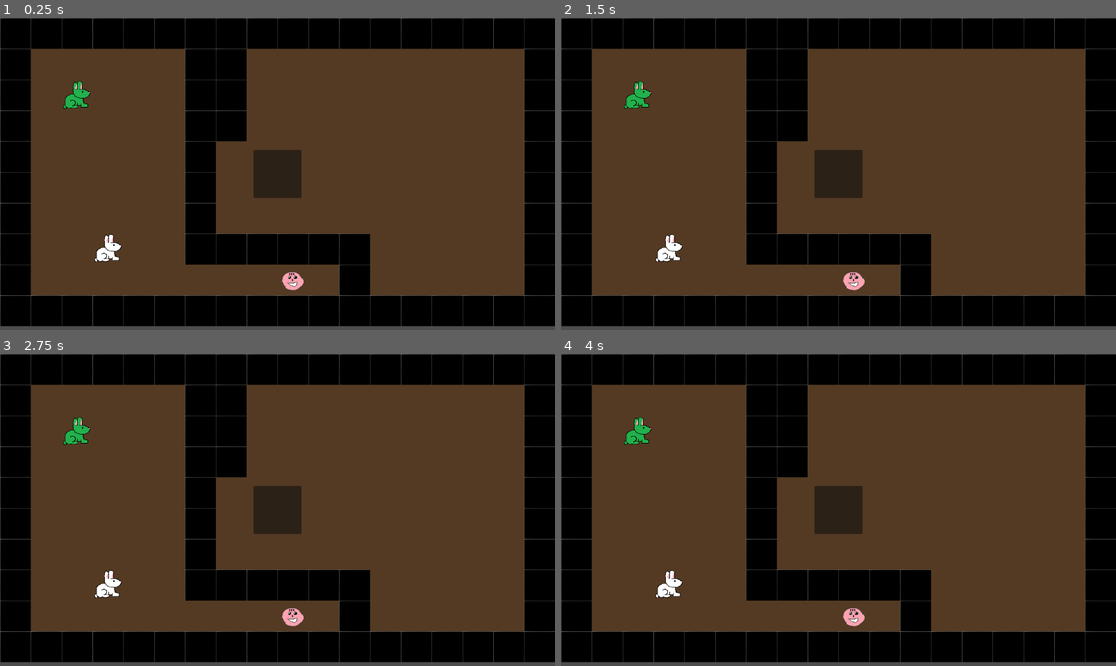
Above: before the commit, frames 1-4 (two rows, left to right).
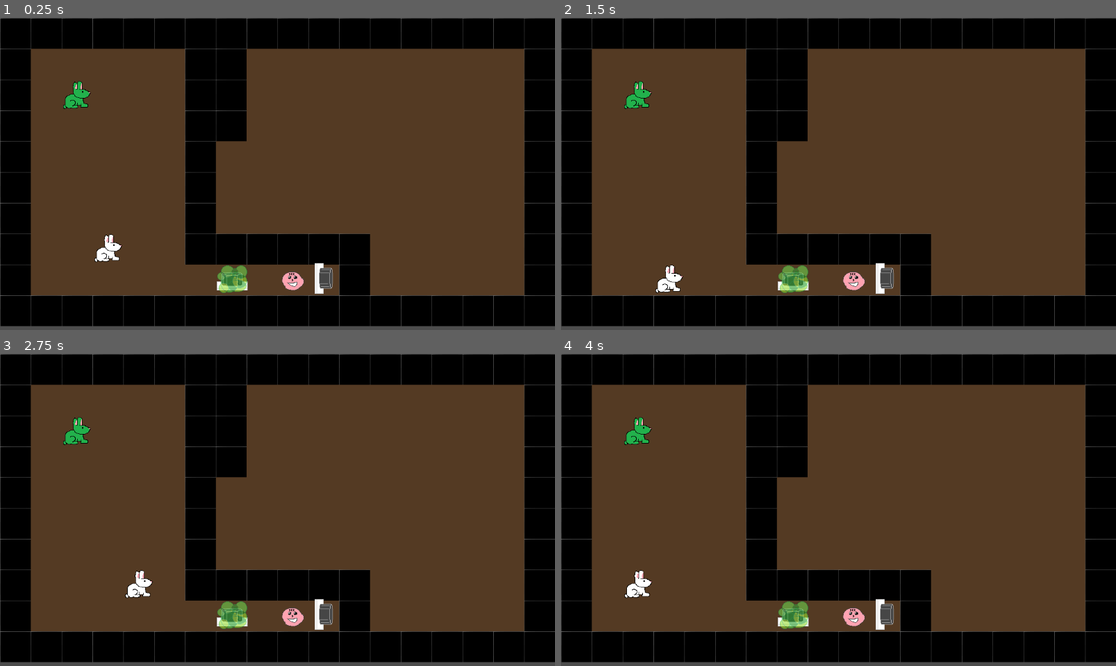
Above: after the commit, the same moments.

Repository: pbagnoud/minijam181
Game: Godot game, scene res://scenes/level2.tscn
Two runs of this game, one before a commit and one after it. Both use one fixed random seed, a clock stepped at 60 frames per second and the inputs below. This scene is started directly instead of the project's main scene.
Inputs:
- Up to frame 1 (0.25 s): no input
- Up to frame 2 (1.5 s): tap Enter at 0.5 s; hold Right (ui_right) 0.53-1.28 s; tap Space (Switch) at 0.6, 1.35 s; tap R (Reset, bound only after the commit) at 1.25 s; hold Down (ui_down) from 1.28 s (still down)
- Up to frame 3 (2.75 s): tap R (Reset, bound only after the commit) at 2 s; release Down (ui_down) at 2.03 s; hold Right (ui_right) from 2.03 s (still down); tap Space (Switch) at 2.1 s
- Up to frame 4 (4 s): tap R (Reset, bound only after the commit) at 2.75, 3.5 s; release Right (ui_right) at 2.78 s; hold Up (ui_up) 2.78-3.53 s; tap Space (Switch) at 2.85, 3.6 s; hold Left (ui_left) from 3.53 s (still down)

The runs differ from the first frame. In frame 1, 2.0% of the frame differs, in the area x 39-60%, y 42-89%; in frame 2, 2.5%, in the area x 17-60%, y 42-89%; in frame 3, 2.5%; in frame 4, 2.5%.

Commit message:
Added poison mechanics

Diff:
--- a/minijam181/project.godot
+++ b/minijam181/project.godot
@@ -14,6 +14,10 @@
 run/main_scene="uid://ctfyiq4byuseh"
 config/features=PackedStringArray("4.4", "Forward Plus")
 config/icon="res://assets/icon.svg"
+
+[autoload]
+
+Reset="*res://scripts/reset.gd"
 
 [display]
 
@@ -39,6 +43,11 @@
 "events": [Object(InputEventKey,"resource_local_to_scene":false,"resource_name":"","device":-1,"window_id":0,"alt_press …(191 unchanged characters)…
 ]
 }
+Reset={
+"deadzone": 0.2,
+"events": [Object(InputEventKey,"resource_local_to_scene":false,"resource_name":"","device":-1,"window_id":0,"alt_pressed":false,"shift_pressed":false,"ctrl_pressed":false,"meta_pressed":false,"pressed":false,"keycode":0,"physical_keycode":82,"key_label":0,"unicode":114,"location":0,"echo":false,"script":null)
+]
+}
 
 [rendering]
 
--- /dev/null
+++ b/minijam181/scenes/Poison.tscn
@@ -0,0 +1,16 @@
+[gd_scene load_steps=3 format=3 uid="uid://ceb2dsn4be0a5"]
+
+[ext_resource type="Texture2D" uid="uid://q08cedno3ee1" path="res://assets/poison_placeholder.png" id="1_suvv6"]
+
+[sub_resource type="CircleShape2D" id="CircleShape2D_suvv6"]
+radius = 32.0156
+
+[node name="Poison" type="Area2D"]
+
+[node name="Sprite2D" type="Sprite2D" parent="."]
+modulate = Color(1, 1, 1, 0.584314)
+texture = ExtResource("1_suvv6")
+
+[node name="CollisionShape2D" type="CollisionShape2D" parent="."]
+position = Vector2(2, 4)
+shape = SubResource("CircleShape2D_suvv6")
--- a/minijam181/scenes/fan.tscn
+++ b/minijam181/scenes/fan.tscn
@@ -1,17 +1,24 @@
-[gd_scene load_steps=4 format=3 uid="uid://dadex883i0fvq"]
+[gd_scene load_steps=4 format=3 uid="uid://dlovau8cwlqb1"]
 
 [ext_resource type="Script" uid="uid://iiwdv43ys6ig" path="res://scripts/fan.gd" id="1_ib1wi"]
-[ext_resource type="Texture2D" uid="uid://dgpkmjknmy4h6" path="res://assets/icon.svg" id="2_h3fxe"]
+[ext_resource type="Texture2D" uid="uid://ds7d5lyencg44" path="res://assets/button_unpressed_placeholder.png" id="2_ib1wi"]
 
 [sub_resource type="RectangleShape2D" id="RectangleShape2D_05mpp"]
-size = Vector2(124, 122)
+size = Vector2(62, 49)
 
-[node name="Node2D" type="RigidBody2D"]
+[node name="Node2D" type="StaticBody2D"]
 script = ExtResource("1_ib1wi")
 
-[node name="Sprite2D" type="Sprite2D" parent="."]
-texture = ExtResource("2_h3fxe")
+[node name="FanSprite" type="Sprite2D" parent="."]
+texture = ExtResource("2_ib1wi")
 
-[node name="CollisionShape2D" type="CollisionShape2D" parent="."]
-position = Vector2(1, -2)
+[node name="FanCollision" type="CollisionShape2D" parent="."]
+position = Vector2(0, -5.5)
 shape = SubResource("RectangleShape2D_05mpp")
+
+[node name="PushArea" type="Area2D" parent="."]
+
+[node name="PushAreaCollisionPolygon" type="CollisionPolygon2D" parent="PushArea"]
+polygon = PackedVector2Array(32, 0, 32, 140, -32, 140, -31.975, 0)
+
+[connection signal="body_entered" from="PushArea" to="." method="_on_push_area_body_entered"]
--- a/minijam181/scenes/level2.tscn
+++ b/minijam181/scenes/level2.tscn
@@ -6,6 +6,10 @@
 [ext_resource type="PackedScene" uid="uid://bntvnfqnukc0h" path="res://scenes/Player.tscn" id="3_2k3dv"]
 [ext_resource type="PackedScene" uid="uid://uq1dwtg35l21" path="res://scenes/Goal.tscn" id="4_alqfr"]
 [ext_resource type="PackedScene" uid="uid://c4nic6eaf3j7e" path="res://scenes/Rabbit.tscn" id="6_6ep0u"]
+[ext_resource type="PackedScene" uid="uid://dlovau8cwlqb1" path="res://scenes/fan.tscn" id="7_6ep0u"]
+[ext_resource type="PackedScene" uid="uid://cc6gxrptg61ka" path="res://scenes/Button.tscn" id="8_hrcei"]
+[ext_resource type="PackedScene" uid="uid://ceb2dsn4be0a5" path="res://scenes/Poison.tscn" id="9_xa7n4"]
+[ext_resource type="Theme" uid="uid://cimqaqw5ekmms" path="res://assets/Themes/Start_Menu.tres" id="10_bo4dx"]
 
 [sub_resource type="TileSetAtlasSource" id="TileSetAtlasSource_2k3dv"]
 texture = ExtResource("1_if4l3")
@@ -23,6 +27,9 @@
 physics_layer_0/collision_layer = 1
 sources/1 = SubResource("TileSetAtlasSource_2k3dv")
 sources/3 = SubResource("TileSetAtlasSource_alqfr")
+
+[sub_resource type="Theme" id="Theme_76toy"]
+default_font_size = 50
 
 [node name="level2" type="Node2D"]
 script = ExtResource("1_yqkch")
@@ -44,9 +51,43 @@
 [node name="HintTimer" type="Timer" parent="."]
 wait_time = 15.0
 
-[node name="PopupPanel" type="PopupPanel" parent="."]
-initial_position = 1
-visible = true
+[node name="Fan" parent="." instance=ExtResource("7_6ep0u")]
+position = Vector2(673, 541)
+direction = "Left"
+
+[node name="Button" parent="." instance=ExtResource("8_hrcei")]
+position = Vector2(482, 546)
+
+[node name="Poison" parent="." instance=ExtResource("9_xa7n4")]
+position = Vector2(482, 539)
+
+[node name="DeathScreen" type="ColorRect" parent="."]
+visible = false
+z_index = 2
+offset_right = 1152.0
+offset_bottom = 649.0
+color = Color(0.500391, 0.322749, 0.103923, 1)
+
+[node name="RichTextLabel" type="RichTextLabel" parent="DeathScreen"]
+layout_mode = 0
+offset_left = 418.0
+offset_top = 249.0
+offset_right = 762.0
+offset_bottom = 323.0
+theme = SubResource("Theme_76toy")
+text = "You Died =("
+
+[node name="restart_button" type="Button" parent="DeathScreen"]
+z_index = 2
+layout_mode = 0
+offset_left = 331.0
+offset_top = 366.0
+offset_right = 808.0
+offset_bottom = 443.0
+theme = ExtResource("10_bo4dx")
+text = "Restart level"
 
 [connection signal="goal" from="Goal" to="." method="_on_goal_goal"]
 [connection signal="friend_found" from="Rabbit1" to="." method="_on_rabbit_1_friend_found"]
+[connection signal="body_entered" from="Poison" to="." method="_on_poison_body_entered"]
+[connection signal="pressed" from="DeathScreen/restart_button" to="." method="_on_restart_button_pressed"]
--- a/minijam181/scripts/fan.gd
+++ b/minijam181/scripts/fan.gd
@@ -1,7 +1,20 @@
-extends RigidBody2D
+extends StaticBody2D
 
-var direction
+@export var direction : String
+
+func _ready() -> void:
+	if direction == "Left" :
+		self.rotation_degrees += 90
+	if direction == "Up" :
+		self.rotation_degrees += 180
+	if direction == "Right" :
+		self.rotation_degrees -= 90
+
 
 func push_player(player, direction):
 	if player.has_method("pushed"):
 		player.pushed(direction)
+
+
+func _on_push_area_body_entered(body: Node2D) -> void:
+	pass # Replace with function body.
--- a/minijam181/scripts/level_2.gd
+++ b/minijam181/scripts/level_2.gd
@@ -1,6 +1,8 @@
 extends Node2D
 @onready var player: CharacterBody2D = $Player
 @onready var hint_timer: Timer = $HintTimer
+@onready var death_screen: ColorRect = $DeathScreen
+
 
 
 func _on_rabbit_1_friend_found(type) -> void:
@@ -14,3 +16,18 @@
 
 func _on_enemy_hit() -> void:
 	print("Hit")
+
+
+func _on_poison_body_entered(body: Node2D) -> void:
+	if body.is_in_group("Player"):
+		died_of_poison()
+		#if Player.type != 1 :
+		#	died_of_poison()
+		pass
+
+func died_of_poison() :
+	death_screen.visible = true
+
+
+func _on_restart_button_pressed() -> void:
+	get_tree().reload_current_scene()
--- /dev/null
+++ b/minijam181/scripts/reset.gd
@@ -0,0 +1,5 @@
+extends Node
+
+func _process(delta: float) -> void:
+	if Input.is_action_just_pressed("Reset"):
+		get_tree().reload_current_scene()
Binary file added: minijam181/assets/poison_placeholder.png
Not shown, added: minijam181/assets/poison_placeholder.png.import
Not shown: 1 places in minijam181/scenes/level2.tscn that only renumber resources
Not shown, added: minijam181/scripts/reset.gd.uid
